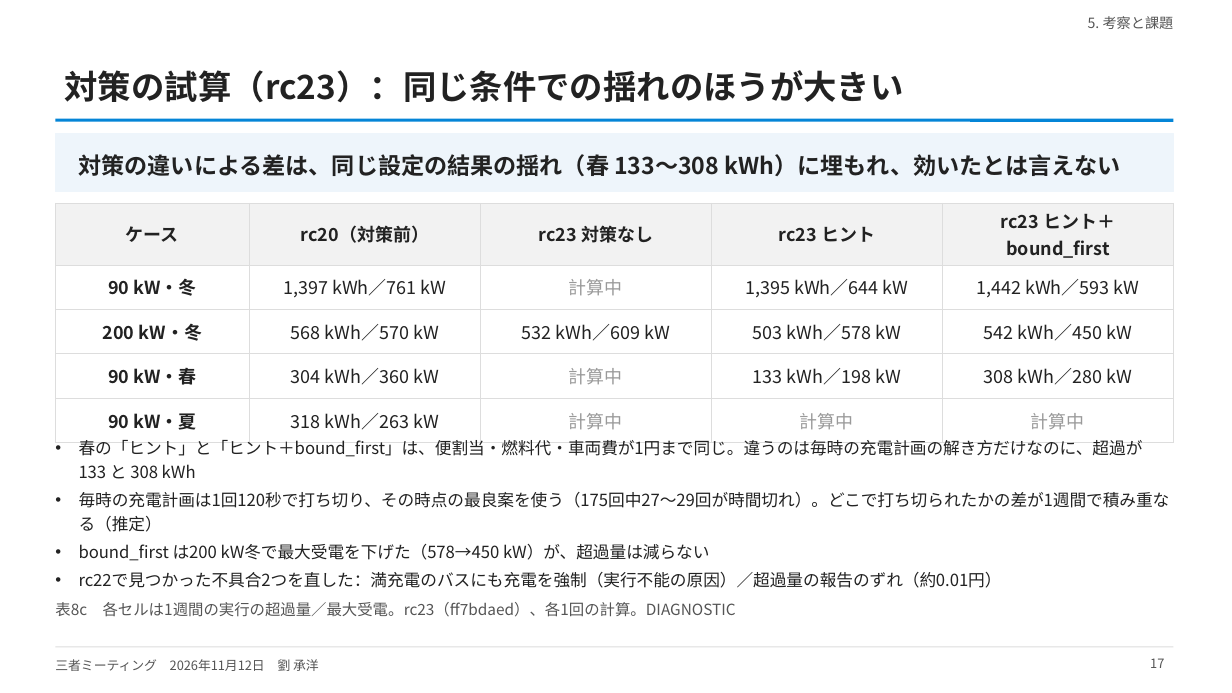
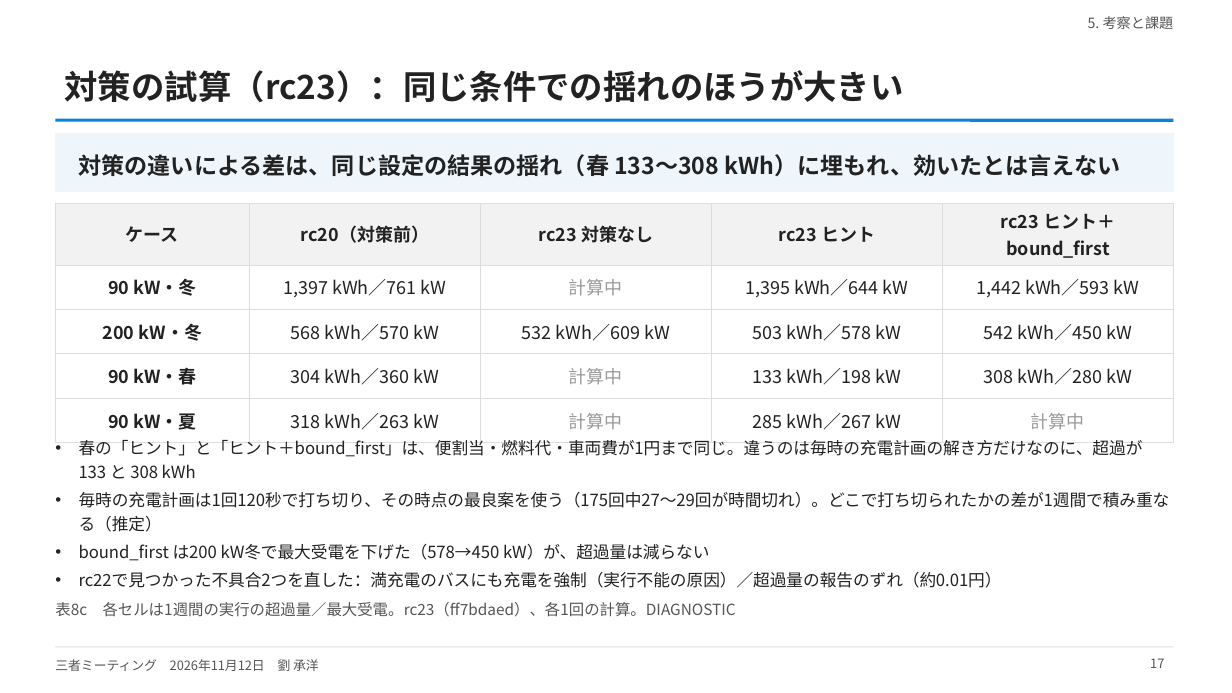
Before and after one commit to CYLIU2003/master-course, a slide deck: slide 17 of outcome/2026-11-12_three_party/three_party_20261112.pptx. Drawn at 1232x693 pixels with LibreOffice and Linux fonts; fonts in the diff are those of the drawing. Boxes give left, top, right and bottom in pixels: in the first picture for what was removed or moved away, otherwise in the second. Text is boxed around its words. In the diff, an @@ line names an element or a change of style, - is before the commit and + after.

```diff
--- a/outcome/2026-11-12_three_party/three_party_20261112.pptx
+++ b/outcome/2026-11-12_three_party/three_party_20261112.pptx
@@ table at (x1=55, y1=203, x2=1174, y2=434) @@
-row 5, column 4: 計算中
+row 5, column 4: 285 kWh／267 kW
```
Also in this commit, not shown: 1 other file.
